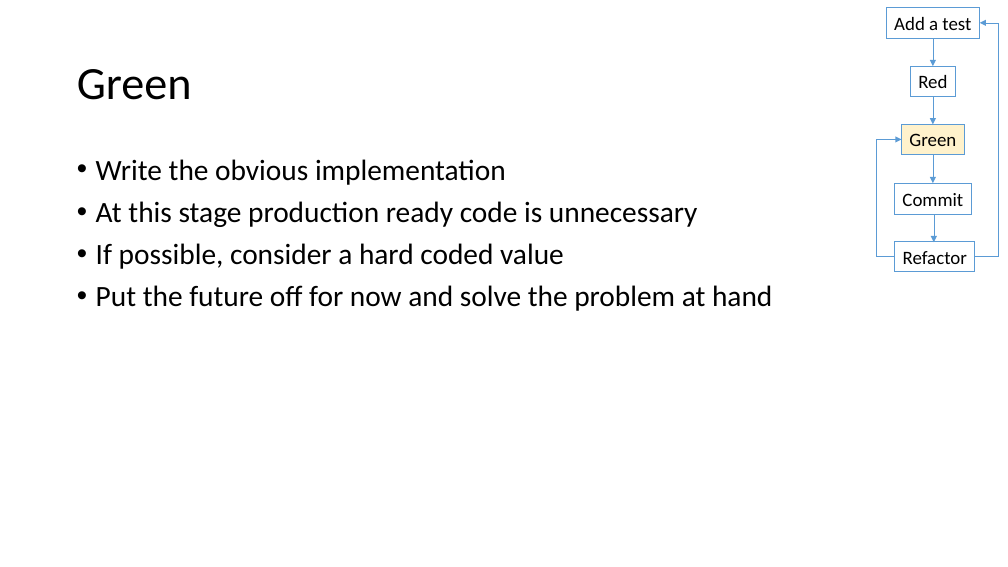
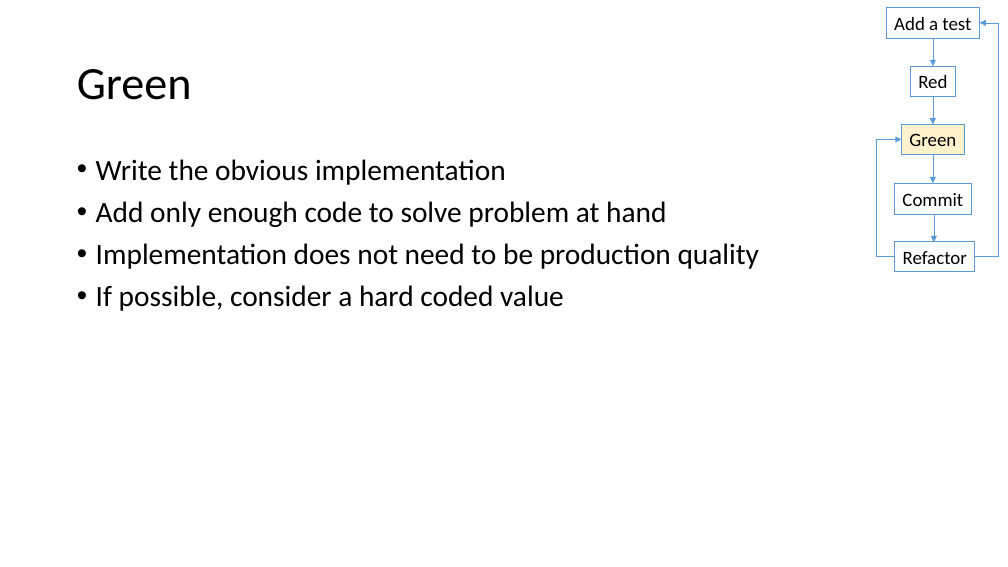
Before and after one commit to LlanddewiLovesYou/TDD_Darts, a slide deck: slide 12 of curriculum.pptx (slide 8 before the commit). Drawn at 1008x567 pixels with LibreOffice and Linux fonts; fonts in the diff are those of the drawing. Boxes give left, top, right and bottom in pixels: in the first picture for what was removed or moved away, otherwise in the second. Text is boxed around its words. In the diff, an @@ line names an element or a change of style, - is before the commit and + after.

```diff
--- a/curriculum.pptx
+++ b/curriculum.pptx
@@ text at [96, 201, 759, 269]: text changed @@
-• At this stage production ready code is unnecessary
+• Add only enough code to solve problem at hand
+• Implementation does not need to be production quality
@@ text at [96, 285, 772, 311]: paragraph removed @@
-• Put the future off for now and solve the problem at hand
```
Also in this commit, not shown: 10 other slides changed, 12 slides added.
